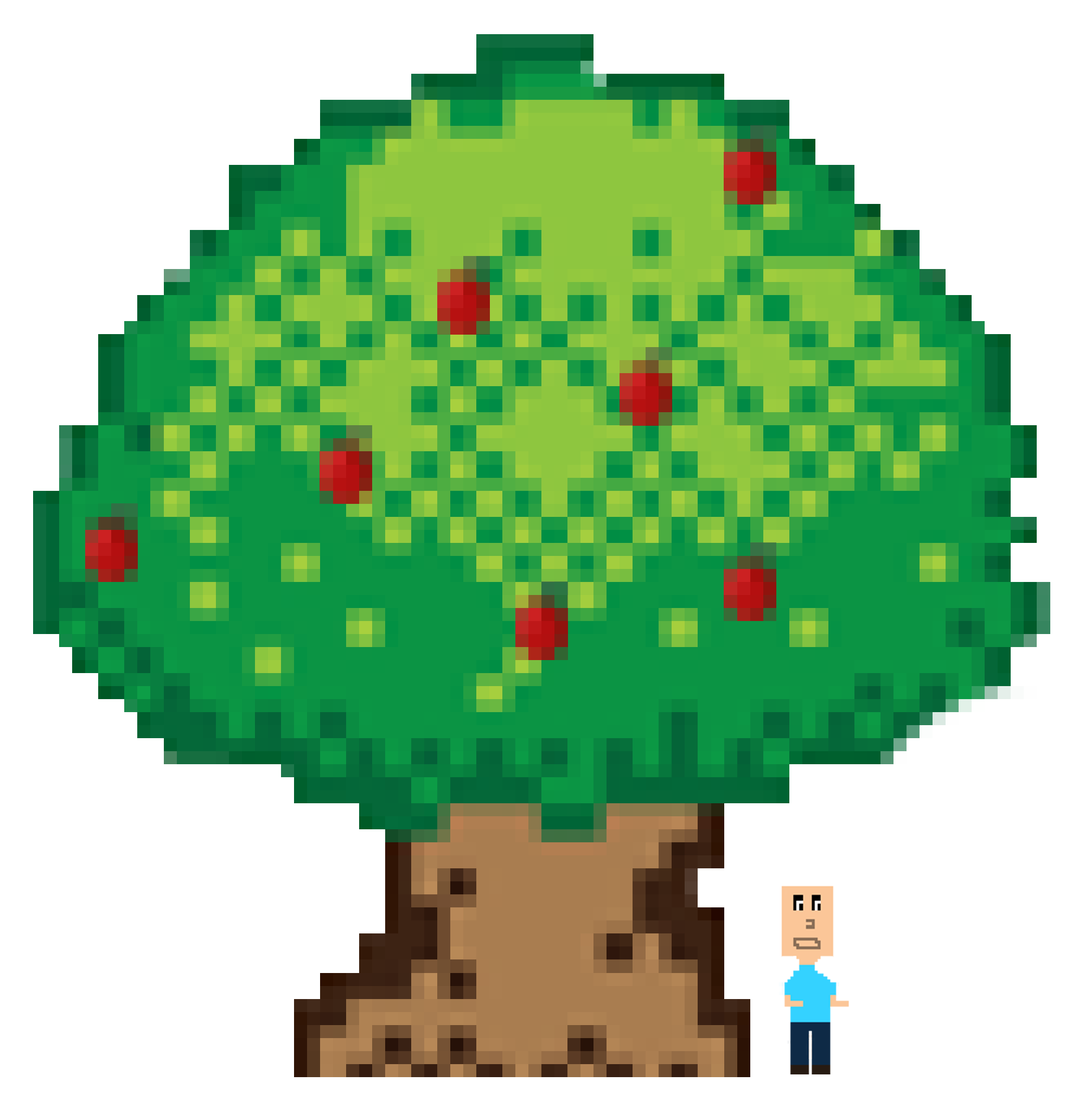
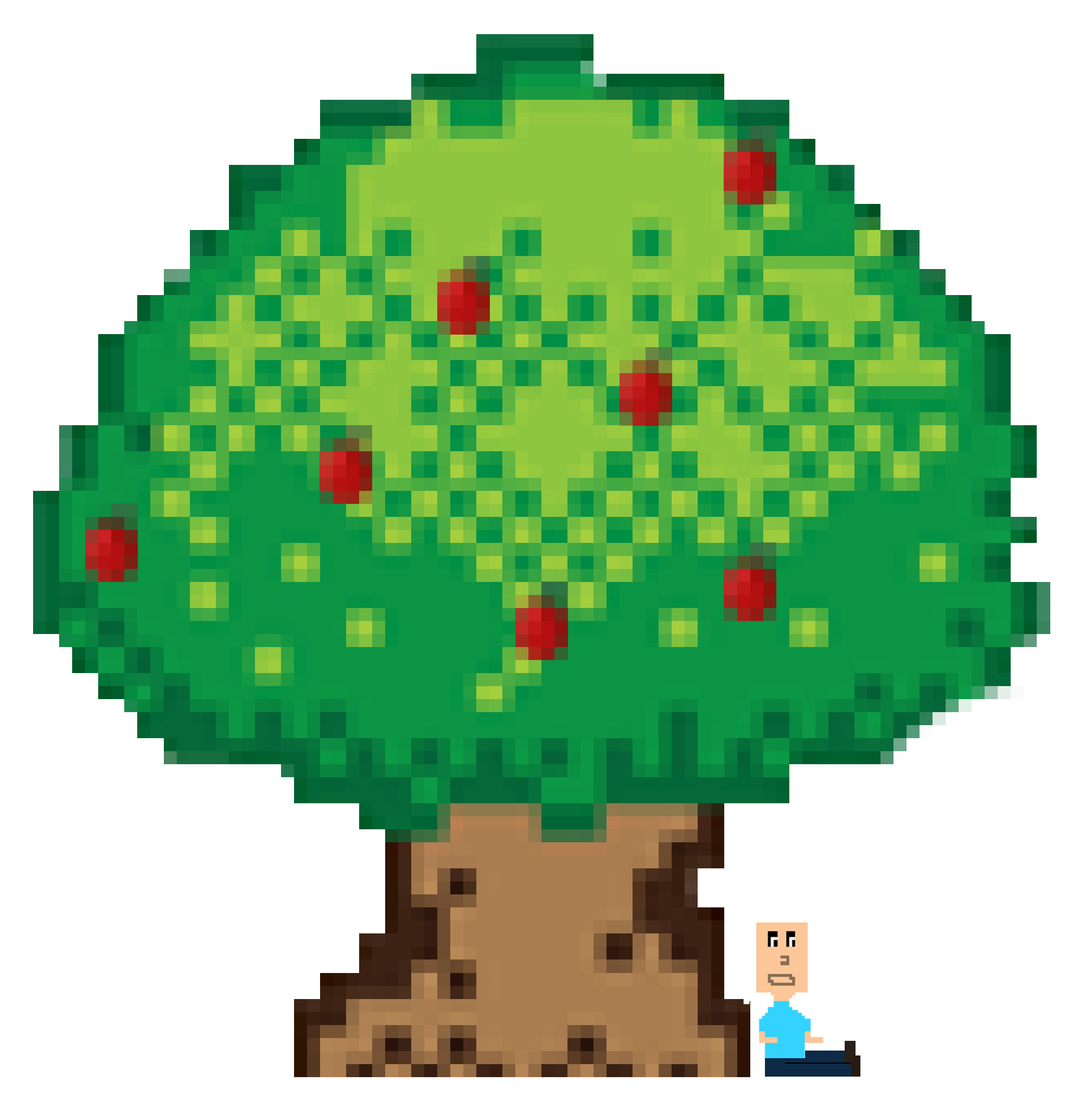
Two versions of the same layered image (w=1085, h=1120). Layer-by-layer changes:
added group "Newton" with 6 layers above "Apples" over [743, 900, 861, 1077]
added layer "Shape 1" in group "Newton" over [785, 1062, 852, 1064]
added layer "Rectangle 4" in group "Newton" over [851, 1055, 861, 1077]
added layer "Rectangle 3" in group "Newton" over [844, 1041, 856, 1063]
added layer "Rectangle 2" in group "Newton" over [806, 1050, 845, 1059]
added layer "Rectangle 1" in group "Newton" over [764, 1058, 852, 1077]
moved "newton-hd" into group "Newton", painted on it over [743, 885, 855, 1075]
